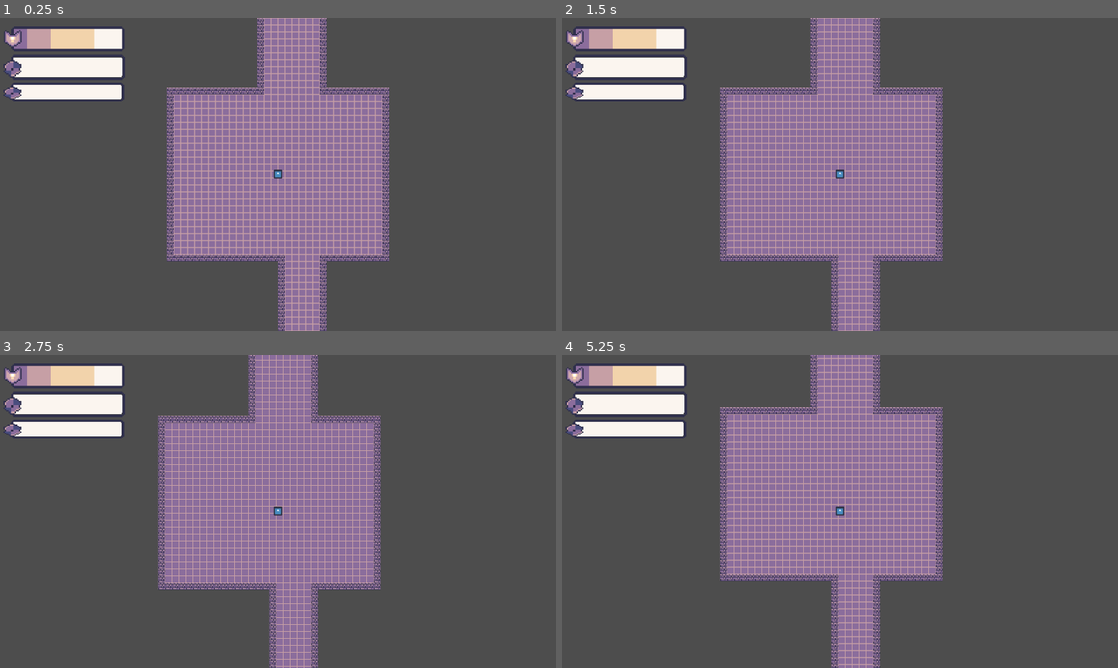
Above: before the commit, frames 1-4 (two rows, left to right).
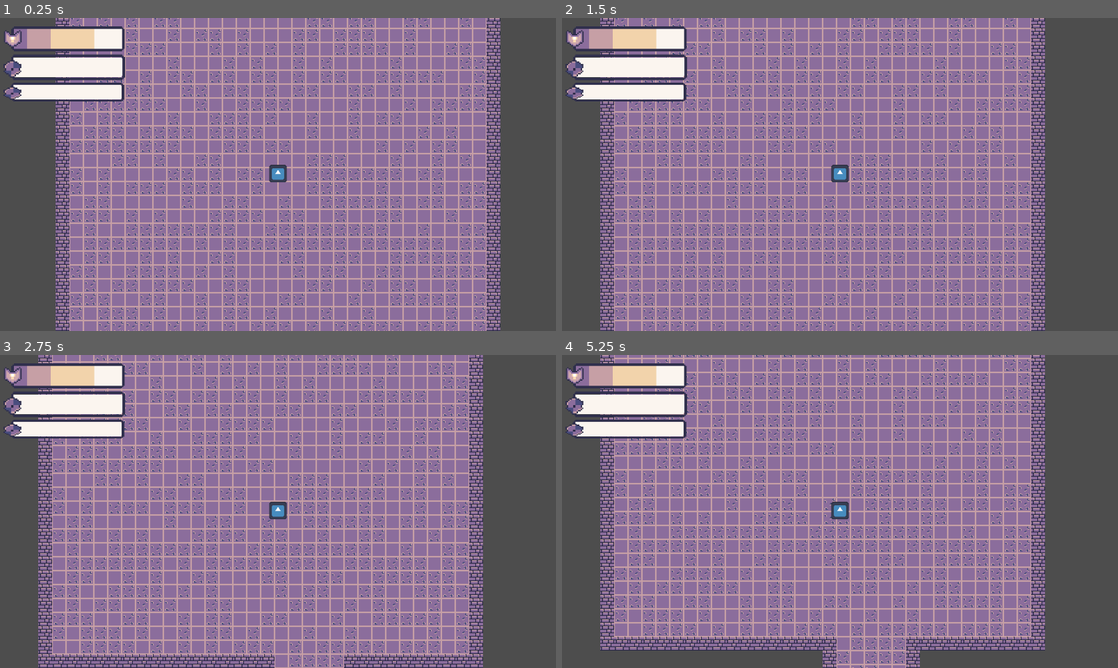
Above: after the commit, the same moments.

Repository: chabsseu/Stauffs-and-Magic
Game: Godot game, scene res://Scenes/Map/dungeon_generation.tscn
The game is run twice, just before and just after one commit, with the same random seed, the same clock (stepped at 60 frames per second) and the same inputs. This scene is started directly instead of the project's main scene. The engine's default icon, where the game draws it, is replaced by a stand-in: a white triangle on a blue panel in a dark square.
Inputs (mouse positions are in pixels of both pictures, inside the frame that each line leads up to):
- Up to frame 1 (0.25 s): no input
- Up to frame 2 (1.5 s): tap Enter at 0.5 s; move the mouse to (962, 158) at 0.52 s; tap A (A) at 0.6 s; tap D (D) at 0.8, 1.35 s; tap Space at 1.25 s; move the mouse to (728, 190) at 1.27 s
- Up to frame 3 (2.75 s): tap S (S) at 1.55, 2.1 s; tap Enter at 2 s; move the mouse to (333, 442) at 2.02 s; tap W (W) at 2.3 s
- Up to frame 4 (5.25 s): tap Space at 2.75, 4.25 s; move the mouse to (812, 574) at 2.77 s; tap W (W) at 2.85 s; tap A (A) at 3.05, 3.6 s; tap Enter at 3.5 s; move the mouse to (1006, 558) at 3.52 s; tap D (D) at 3.8, 4.35 s; move the mouse to (673, 464) at 4.27 s; tap S (S) at 4.55, 5.1 s; move the mouse to (867, 511) at 5.02 s

The runs differ from the first frame. In frame 1, 61% of the frame differs, in the area x 10-90%, y 0-100%; in frame 2, 63%, in the area x 6-87%, y 0-100%; in frame 3, 62%; in frame 4, 57%.

Commit message:
updated the floor tiles

Diff:
--- a/Scenes/Map/dungeon_generation.tscn
+++ b/Scenes/Map/dungeon_generation.tscn
@@ -7,8 +7,8 @@
 [sub_resource type="TileSetAtlasSource" id="TileSetAtlasSource_qpfl8"]
 texture = ExtResource("2_eo2qp")
 3:2/0 = 0
-3:2/0/physics_layer_0/polygon_0/points = PackedVector2Array(-8, -8, 8, -8, 8, 8, -8, 8)
 1:5/0 = 0
+5:5/0 = 0
 
 [sub_resource type="TileSet" id="TileSet_43nnj"]
 physics_layer_0/collision_layer = 1
--- a/Scenes/Player/player.tscn
+++ b/Scenes/Player/player.tscn
@@ -23,6 +23,7 @@
 shape = SubResource("RectangleShape2D_a3d8c")
 
 [node name="Camera2D" type="Camera2D" parent="." unique_id=959096284]
+zoom = Vector2(2, 2)
 
 [node name="Health&Armor" parent="." unique_id=1251041895 instance=ExtResource("4_mtuoh")]
 
--- a/Scripts/Map/dungeon_generation.gd
+++ b/Scripts/Map/dungeon_generation.gd
@@ -231,11 +231,16 @@
 # --------------------------------------------------
 func render_dungeon():
 	tilemap.clear()
+	# Define your floor variants here (atlas coordinates in TileSet)
+	var floor_tiles = [Vector2i(1,5), Vector2i(5,5)]
+
 	for y in range(DUNGEON_HEIGHT):
 		for x in range(DUNGEON_WIDTH):
 			match dungeon_grid[y][x]:
 				TileType.FLOOR:
-					tilemap.set_cell(Vector2i(x, y), 0, Vector2i(1,5))
+					# Pick a random floor variant for each floor cell
+					var chosen_tile = floor_tiles[randi() % floor_tiles.size()]
+					tilemap.set_cell(Vector2i(x, y), 0, chosen_tile)
 				TileType.WALL:
 					tilemap.set_cell(Vector2i(x, y), 0, Vector2i(3,2))
 
